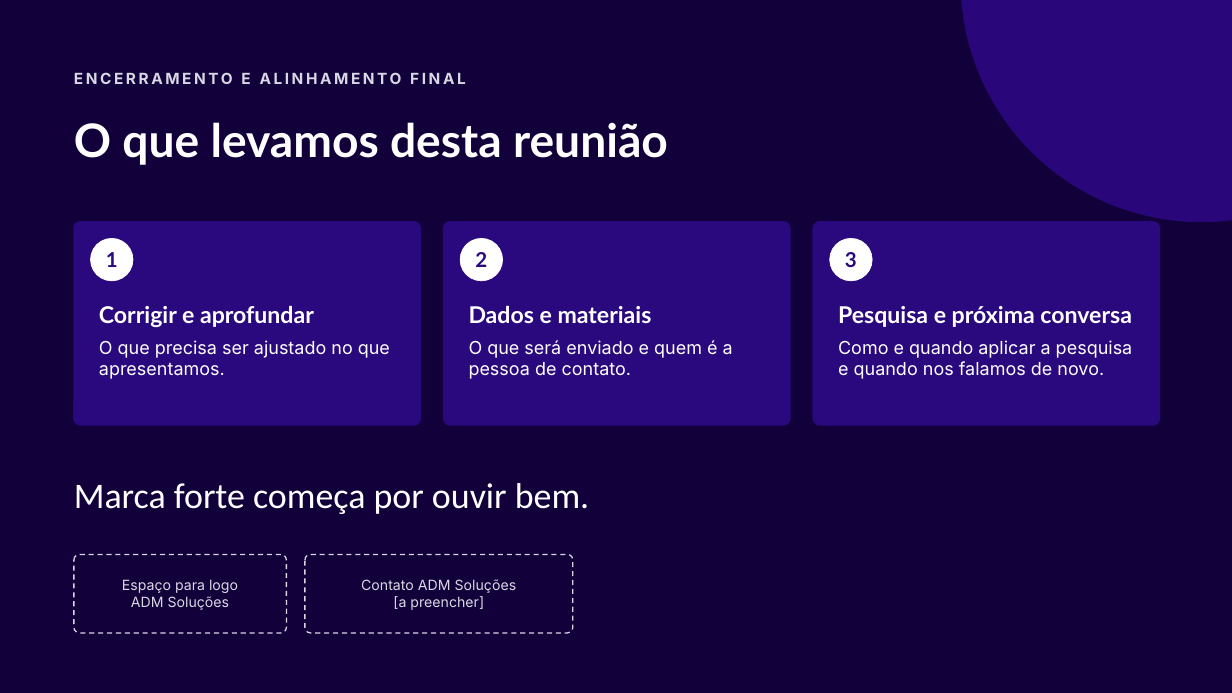
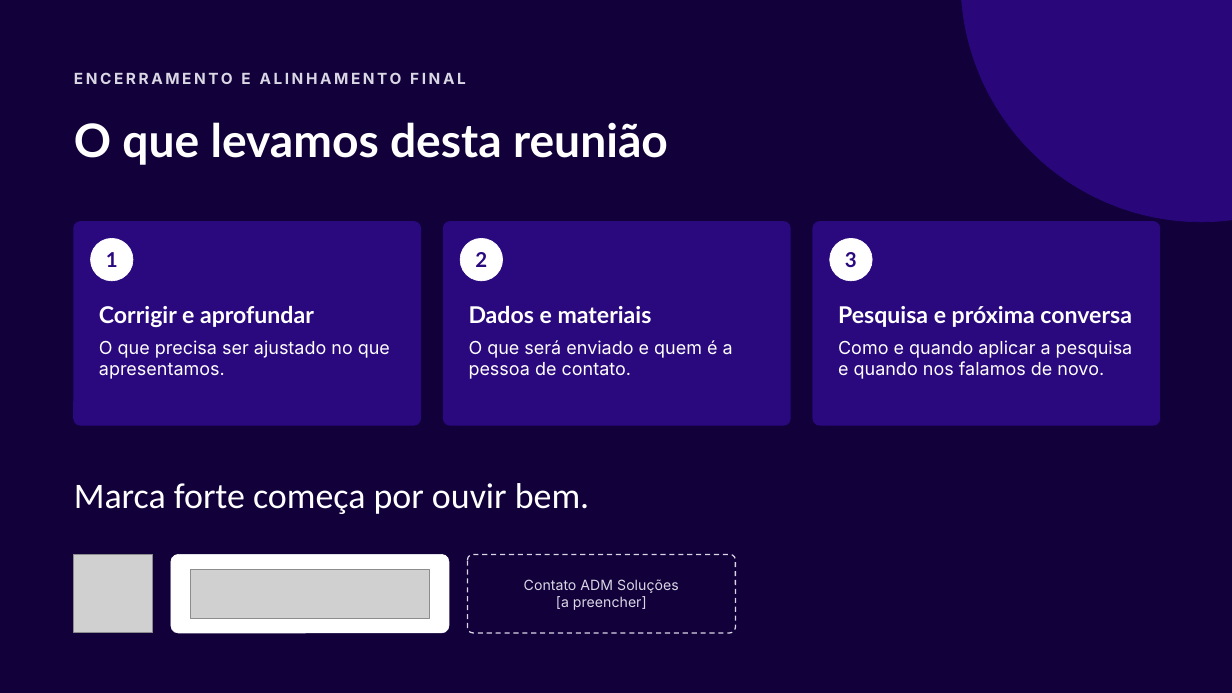
Before and after one commit to adm-solucoes/escritorio-virtual, a slide deck: slide 19 of entregas/branding-cjb/Diagnostico-Branding-CJB.pptx. Drawn at 1232x693 pixels with LibreOffice and Linux fonts; fonts in the diff are those of the drawing; grey boxes stand for pictures. Boxes give left, top, right and bottom in pixels: in the first picture for what was removed or moved away, otherwise in the second. Text is boxed around its words. In the diff, an @@ line names an element or a change of style, - is before the commit and + after.

```diff
--- a/entregas/branding-cjb/Diagnostico-Branding-CJB.pptx
+++ b/entregas/branding-cjb/Diagnostico-Branding-CJB.pptx
@@ rounded rectangle removed at (74, 555, 287, 633) @@
-Espaço para logo
-ADM Soluções
@@ picture added at (74, 555, 152, 633) @@
@@ rounded rectangle added at (171, 555, 449, 633), fill #FFFFFF, outline #FFFFFF 0.5 pt @@
@@ picture added at (190, 569, 430, 618) @@
@@ rounded rectangle "Contato ADM Soluções": place and size @@
-rounded rectangle "Contato ADM Soluções" at (305, 555, 573, 633)
+rounded rectangle "Contato ADM Soluções" at (468, 555, 736, 633)
```
Also in this commit, not shown: 1 other slide changed, 8 other files.
